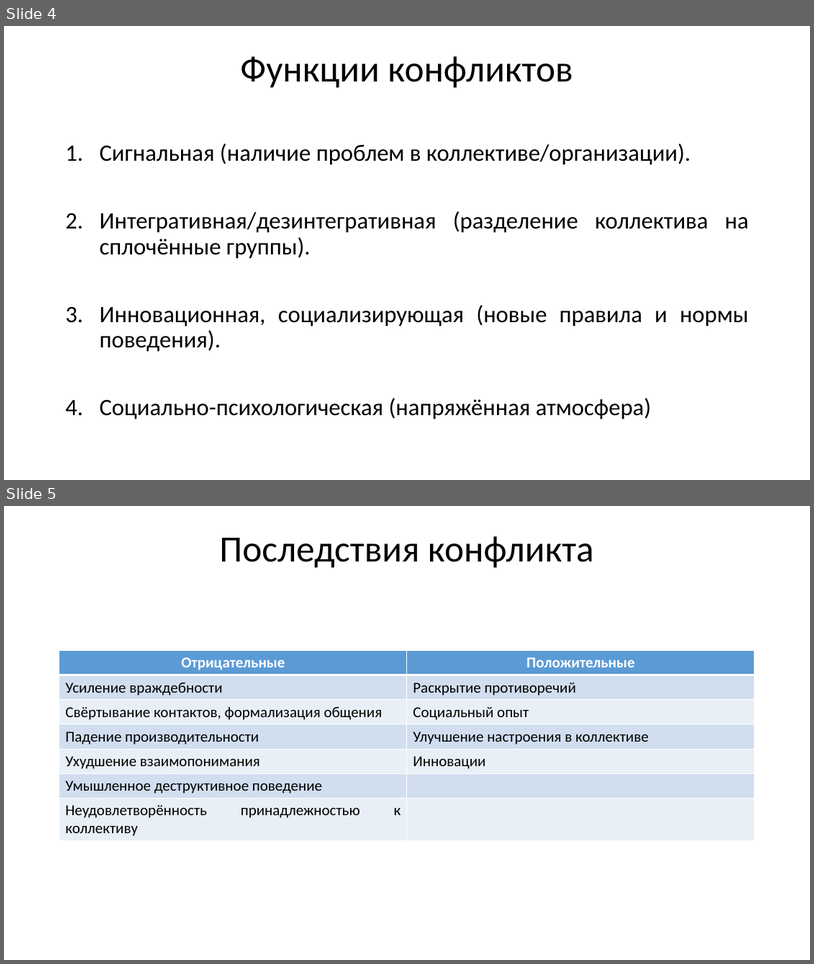
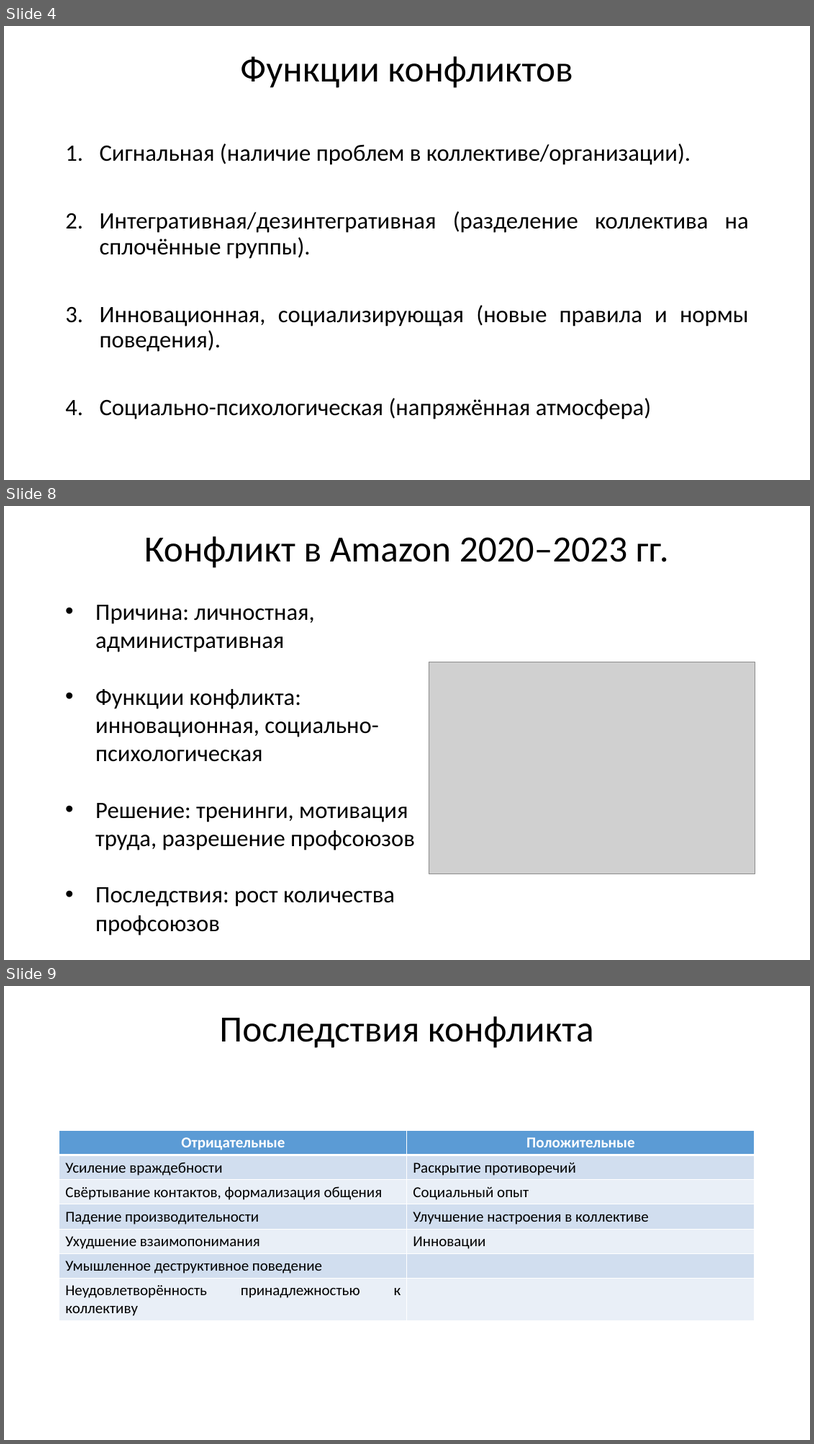
Before and after one commit to xypeXs/magistrLabs, a slide deck: TeamManagement/Report.pptx. Shown one above the other, each under a label of ours: slides 4 and 5 before the commit, slides 4, 8 and 9 after it; the slides between them are not shown. The pictures are 814x964 and 814x1444 pixels, drawn with LibreOffice and Linux fonts; fonts in the diff are those of the drawing; grey boxes stand for pictures. Boxes give left, top, right and bottom in pixels: in the first picture for what was removed or moved away, otherwise in the second. Text is boxed around its words. In the diff, an @@ line names an element or a change of style, - is before the commit and + after.

```diff
--- a/TeamManagement/Report.pptx
+++ b/TeamManagement/Report.pptx
@@ slide 8 added at [4,506,810,960], background #FFFFFF @@
@@ title added at [144,536,669,568], 44 pt, text #000000 @@
+Конфликт в Amazon 2020–2023 гг.
@@ text added at [95,605,415,935], 28 pt, text #000000 @@
+• Причина: личностная, административная
+• Функции конфликта: инновационная, социально-психологическая
+• Решение: тренинги, мотивация труда, разрешение профсоюзов
+• Последствия: рост количества профсоюзов
@@ picture added at [430,662,755,874] @@
@@ what was slide 5 is now slide 9 @@
```
Also in this commit, not shown: 1 slide changed, 3 other slides added, 1 other file.
